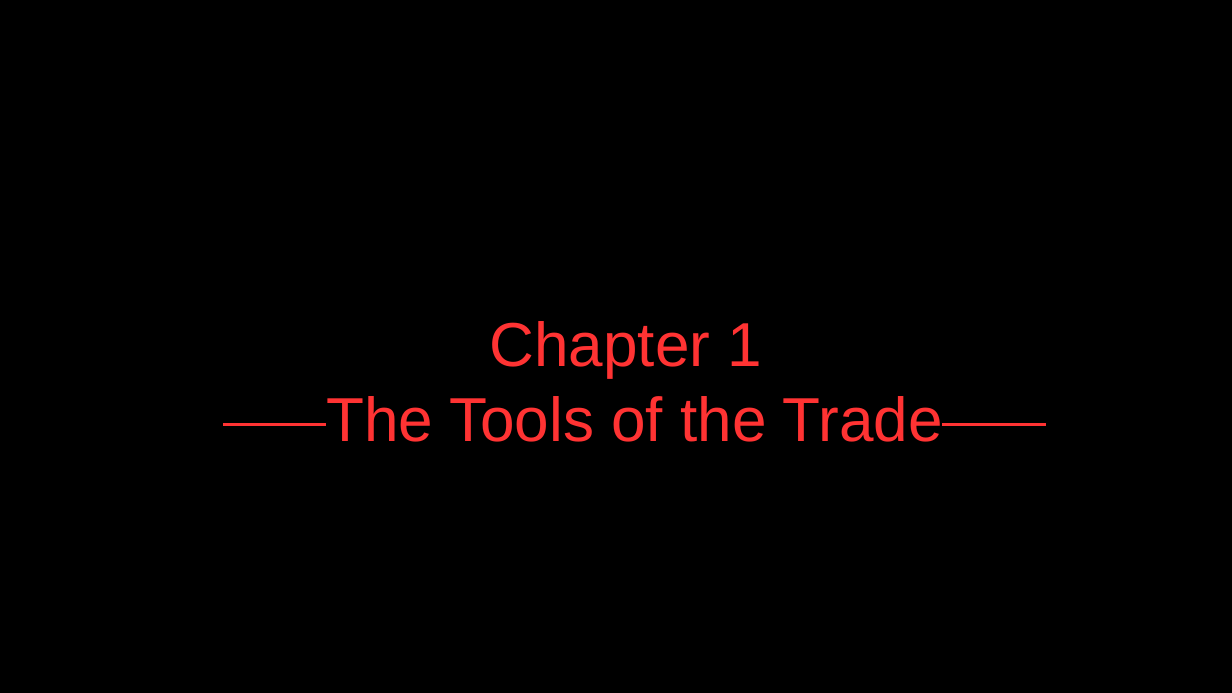
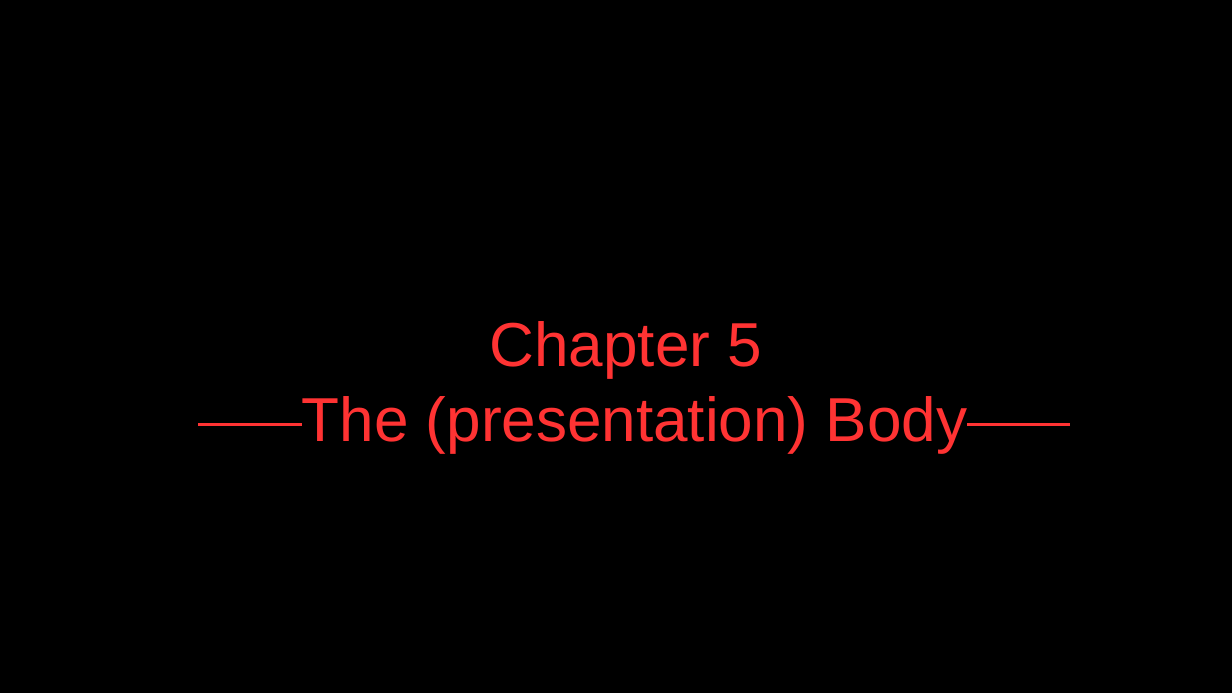
Before and after one commit to bobpaulin/networking-anger, a slide deck: slide 28 of MicroserviceNetworkingInAnger.odp (slide 10 before the commit). Drawn at 1232x693 pixels with LibreOffice and Linux fonts; fonts in the diff are those of the drawing. Boxes give left, top, right and bottom in pixels: in the first picture for what was removed or moved away, otherwise in the second. Text is boxed around its words. In the diff, an @@ line names an element or a change of style, - is before the commit and + after.

```diff
--- a/MicroserviceNetworkingInAnger.odp
+++ b/MicroserviceNetworkingInAnger.odp
@@ text at box(302, 321, 967, 452): text changed @@
-Chapter 1
-The Tools of the Trade
+Chapter 5
+The (presentation) Body
```
Also in this commit, not shown: 6 other slides changed, 2 slides added, 4 slides removed.
